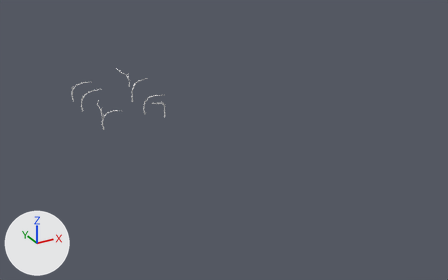
The glTF model my-portfolio/static/models/trees/Old-tree/Old-tree-references.glb, before and after one commit.
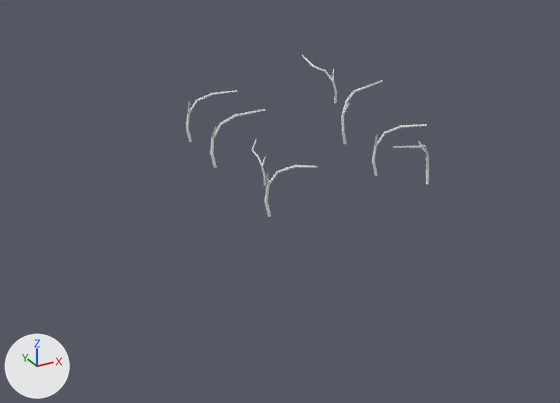
The first picture shows the older version from a camera (50 mm lens) standing at (-26.4, -61.1, 28.1) and looking at (6.4, -1.6, -1.7). The close-ups show the older and then the newer version on the part from 0% to 48% of the width and 17% to 72% of the height of that picture. Only the edits that show in the close-ups are written down. Arrows for +X, +Y and +Z are at lower left; the lights stay in place. Where no turn or scale is listed for an object, it has been applied to the vertices.

In view in the first close-up: 'treeBody.001', 'treeBody.016', 'treeBody.017', 'treeBody.018', 'treeBody.019', 'treeBody.020', 'treeBody.021', 'treeBody.022'.
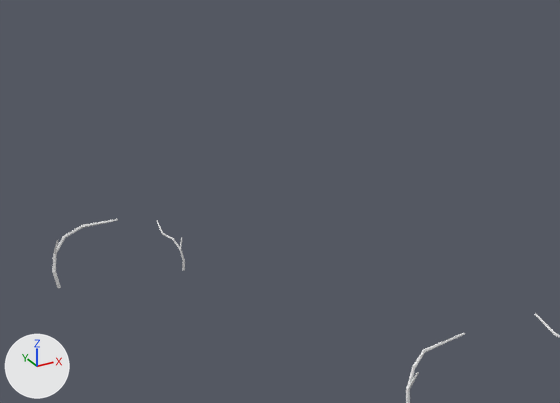
Location of each change, [x1, y1, x2, y2] in pixels of the close-ups (560 x 403 px):
'treeBody.021', moved: before [210, 109, 266, 168]; after [52, 219, 118, 288]
'treeBody.019', moved: before [341, 80, 383, 144]; after [406, 333, 465, 403]
'treeBody.016', moved (not visible afterwards): before [265, 165, 318, 217]
'treeBody.017', moved, turned (not visible afterwards): before [372, 124, 428, 176]
'treeBody.020', moved: before [302, 55, 337, 103]; after [535, 313, 560, 338]
'treeBody.022', moved, turned: before [252, 139, 266, 186]; after [156, 220, 185, 271]
'treeBody.018', moved (not visible afterwards): before [186, 90, 238, 142]
'treeBody.001', moved (not visible afterwards): before [393, 141, 429, 184]

The edits, one by one:
Object 'treeBody.016' (ob_treebody_016) moves from (-6.37, 4.27, 0.0) to (20.19, -16.22, 0.0).
Object 'treeBody.001' (ob_treebody_001) moves from (1.41, 4.44, 0.0) to (26.48, -9.12, 0.0).
Object 'treeBody.017' (ob_treebody_017) moves from (-0.26, 6.66, 0.0) to (21.73, -5.31, 0.0).
Object 'treeBody.017' (ob_treebody_017) turns from (0, 0, 9.7) to (0, 0, -176) degrees about x, y and z.
Object 'treeBody.018' (ob_treebody_018) moves from (-6.68, 15.55, 0.0) to (8.7, 4.01, 0.0).
Object 'treeBody.019' (ob_treebody_019) moves from (0.03, 11.48, 0.0) to (-8.29, -16.16, 0.0).
Object 'treeBody.020' (ob_treebody_020) moves from (1.88, 17.75, 0.0) to (-2.12, -17.42, 0.57).
Object 'treeBody.021' (ob_treebody_021) moves from (-6.68, 11.4, 0.0) to (-16.33, 1.17, 0.0).
Object 'treeBody.022' (ob_treebody_022) moves from (-5.35, 7.97, 0.0) to (-11.41, 0.43, 0.0).
Object 'treeBody.022' (ob_treebody_022) turns from (0, 0, 129) to (0, 0, 155) degrees about x, y and z.
